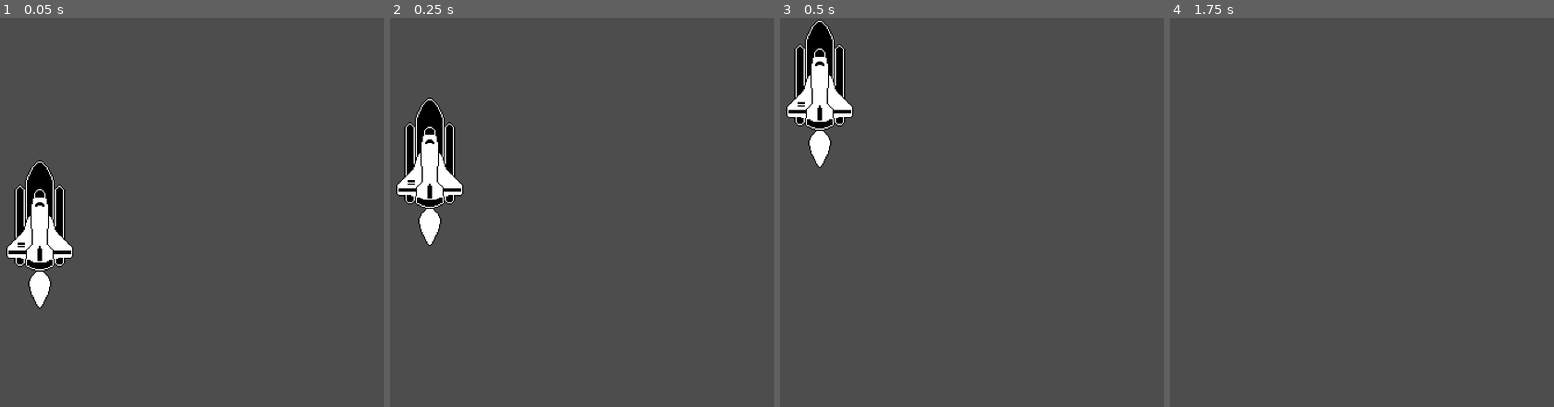
Above: before the commit, frames 1-4 (left to right).
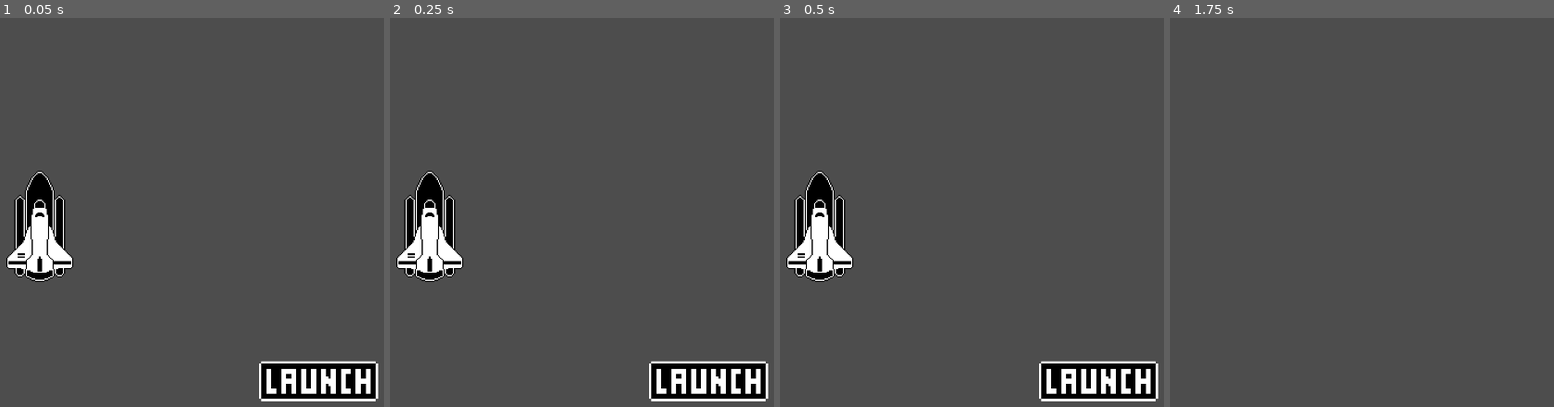
Above: after the commit, the same moments.

Repository: randomnewb/1-bit-godot-4
Game: Godot game, scene res://world.tscn
The game is run twice, just before and just after one commit, with the same random seed, the same clock (stepped at 60 frames per second) and the same inputs.
Inputs (mouse positions are in pixels of both pictures, inside the frame that each line leads up to):
- Up to frame 1 (0.05 s): no input
- Up to frame 2 (0.25 s): no input
- Up to frame 3 (0.5 s): no input
- Up to frame 4 (1.75 s): click (1488, 379) at 0.52 s

The runs differ from the first frame. In frame 1, 5.4% of the frame differs, in the area x 1-99%, y 36-99%; in frame 2, 8.7%; in frame 3, 10%, in the area x 1-99%, y 0-99%; in frame 4, nothing differs.

Commit message:
added launch button and some final polish
signal added to button to launch the rocket, rocket flare shows when launch button clicked

Diff:
--- a/world.gd
+++ b/world.gd
@@ -1,7 +1,10 @@
 extends Node2D
 
 @onready var animation_player = $AnimationPlayer;
+@onready var launch_button = $LaunchButton;
+@onready var rocket_flare = $Rocket/RocketFlare;
 
-func _ready():
+func _on_launch_button_button_down():
 	animation_player.play("launch");
-	print("Hello World!");
+	launch_button.hide();
+	rocket_flare.show();
--- a/world.tscn
+++ b/world.tscn
@@ -1,8 +1,9 @@
-[gd_scene load_steps=7 format=3 uid="uid://losju5ahow1p"]
+[gd_scene load_steps=8 format=3 uid="uid://losju5ahow1p"]
 
 [ext_resource type="Texture2D" uid="uid://cmlc7h06rcr0i" path="res://rocket_ship.png" id="1_8ei2l"]
 [ext_resource type="Script" path="res://world.gd" id="1_xwr08"]
 [ext_resource type="Texture2D" uid="uid://cd8mi5eotrr5j" path="res://rocket_ship_launch.png" id="3_v75c2"]
+[ext_resource type="Texture2D" uid="uid://scyioao0g3yn" path="res://launch_button.png" id="4_lyyvy"]
 
 [sub_resource type="Animation" id="Animation_avjl4"]
 length = 0.001
@@ -49,6 +50,7 @@
 texture = ExtResource("1_8ei2l")
 
 [node name="RocketFlare" type="Sprite2D" parent="Rocket"]
+visible = false
 position = Vector2(0, 16)
 texture = ExtResource("3_v75c2")
 
@@ -56,3 +58,13 @@
 libraries = {
 "": SubResource("AnimationLibrary_rti6f")
 }
+
+[node name="LaunchButton" type="TextureButton" parent="."]
+offset_left = 1019.0
+offset_top = 593.0
+offset_right = 1225.0
+offset_bottom = 662.0
+texture_normal = ExtResource("4_lyyvy")
+stretch_mode = 5
+
+[connection signal="button_down" from="LaunchButton" to="." method="_on_launch_button_button_down"]
